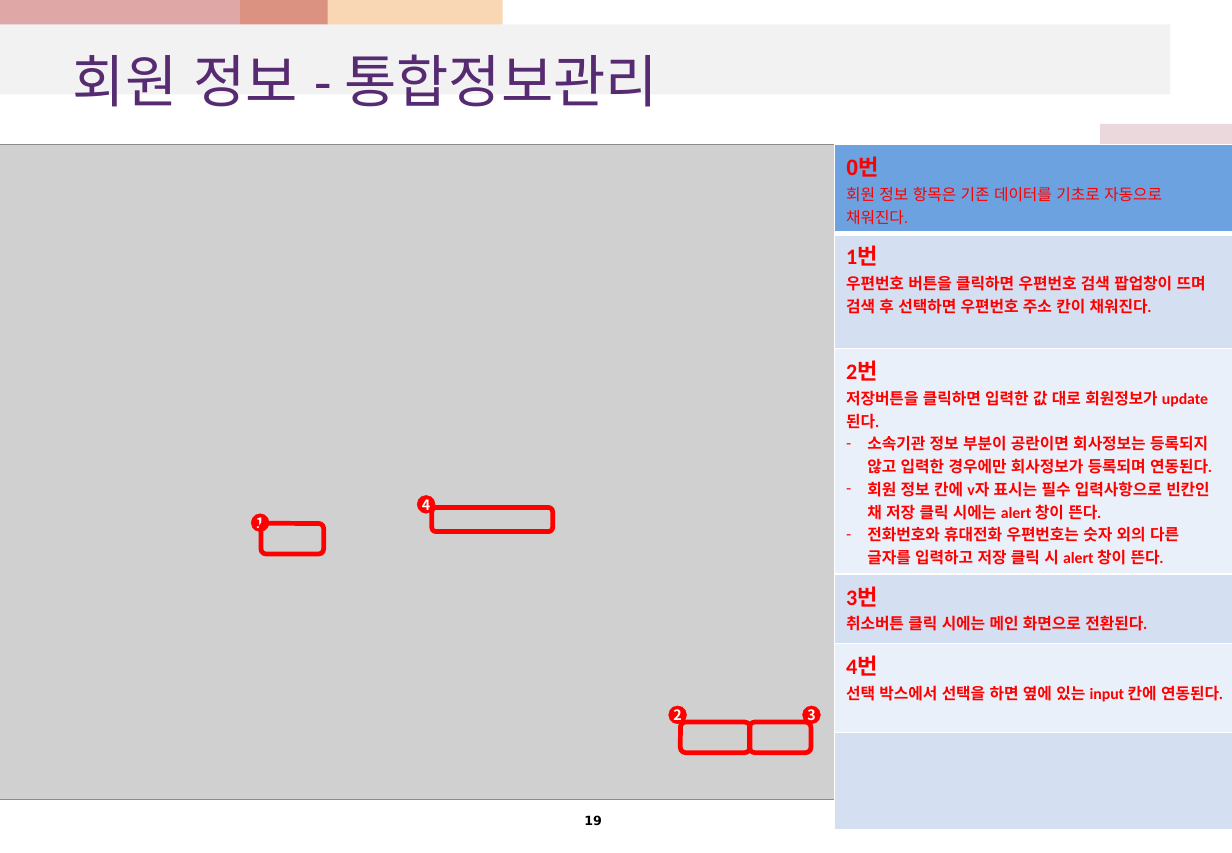
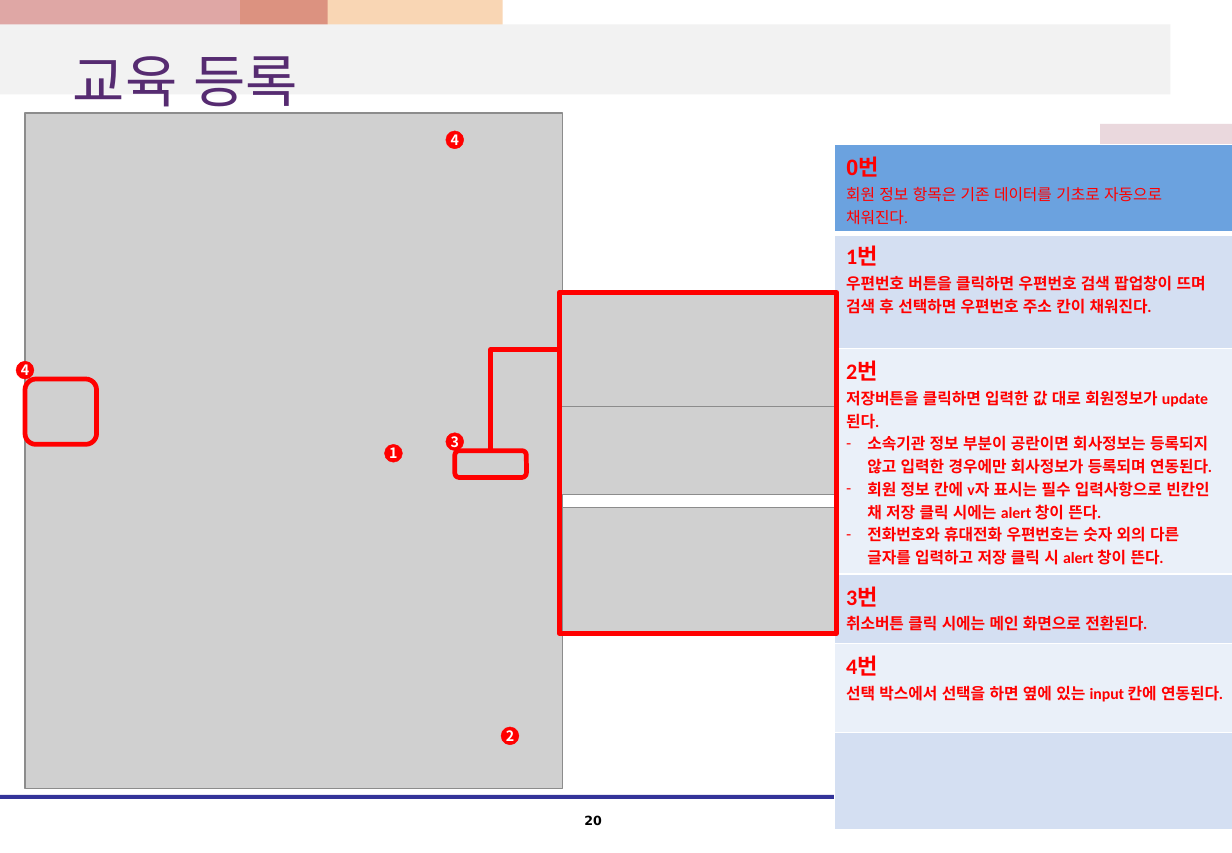
Before and after one commit to kshwang/javapj, a slide deck: slide 20 of 웹1팀_프로젝트_화면설계서.pptx (slide 19 before the commit). Drawn at 1232x853 pixels with LibreOffice and Linux fonts; fonts in the diff are those of the drawing; grey boxes stand for pictures. Boxes give left, top, right and bottom in pixels: in the first picture for what was removed or moved away, otherwise in the second. Text is boxed around its words. In the diff, an @@ line names an element or a change of style, - is before the commit and + after.

```diff
--- a/웹1팀_프로젝트_화면설계서.pptx
+++ b/웹1팀_프로젝트_화면설계서.pptx
@@ title at (73, 56, 298, 114): text changed @@
-회원 정보 - 통합정보관리
+교육 등록
@@ picture: place and size @@
-picture at (0, 144, 835, 799)
+picture at (25, 113, 561, 788)
@@ ellipse "4": place and size @@
-ellipse "4" at (417, 496, 435, 514)
+ellipse "4" at (446, 131, 464, 149)
@@ picture added at (559, 292, 836, 406) @@
@@ rectangle added at (559, 292, 836, 633), outline #FF0000 3 pt @@
@@ elbow line added from (491, 450) to (559, 349), #FF0000 3 pt @@
@@ ellipse added at (16, 361, 34, 380), fill #FF0000, outline #FF0000 0.25 pt, 9 pt, text #FFFFFF, bold @@
+4
@@ rounded rectangle added at (25, 378, 97, 443), outline #FF0000 3 pt @@
@@ picture added at (559, 406, 836, 494) @@
@@ ellipse "1": place and size @@
-ellipse "1" at (251, 514, 269, 532)
+ellipse "1" at (384, 444, 402, 463)
@@ ellipse "3": place and size @@
-ellipse "3" at (802, 706, 821, 724)
+ellipse "3" at (446, 433, 464, 451)
@@ rounded rectangle: place and size @@
-rounded rectangle at (432, 507, 552, 531)
+rounded rectangle at (455, 450, 526, 477)
@@ picture added at (563, 507, 836, 633) @@
@@ rounded rectangle removed at (261, 523, 324, 553) @@
@@ ellipse "2": place and size @@
-ellipse "2" at (668, 706, 686, 724)
+ellipse "2" at (501, 726, 519, 744)
@@ rounded rectangle removed at (680, 722, 749, 752) @@
@@ rounded rectangle removed at (749, 722, 810, 752) @@
@@ page number at (584, 815, 602, 825): text changed @@
-19
+20
```
Also in this commit, not shown: 13 other slides changed, 5 slides added, 8 slides removed.
